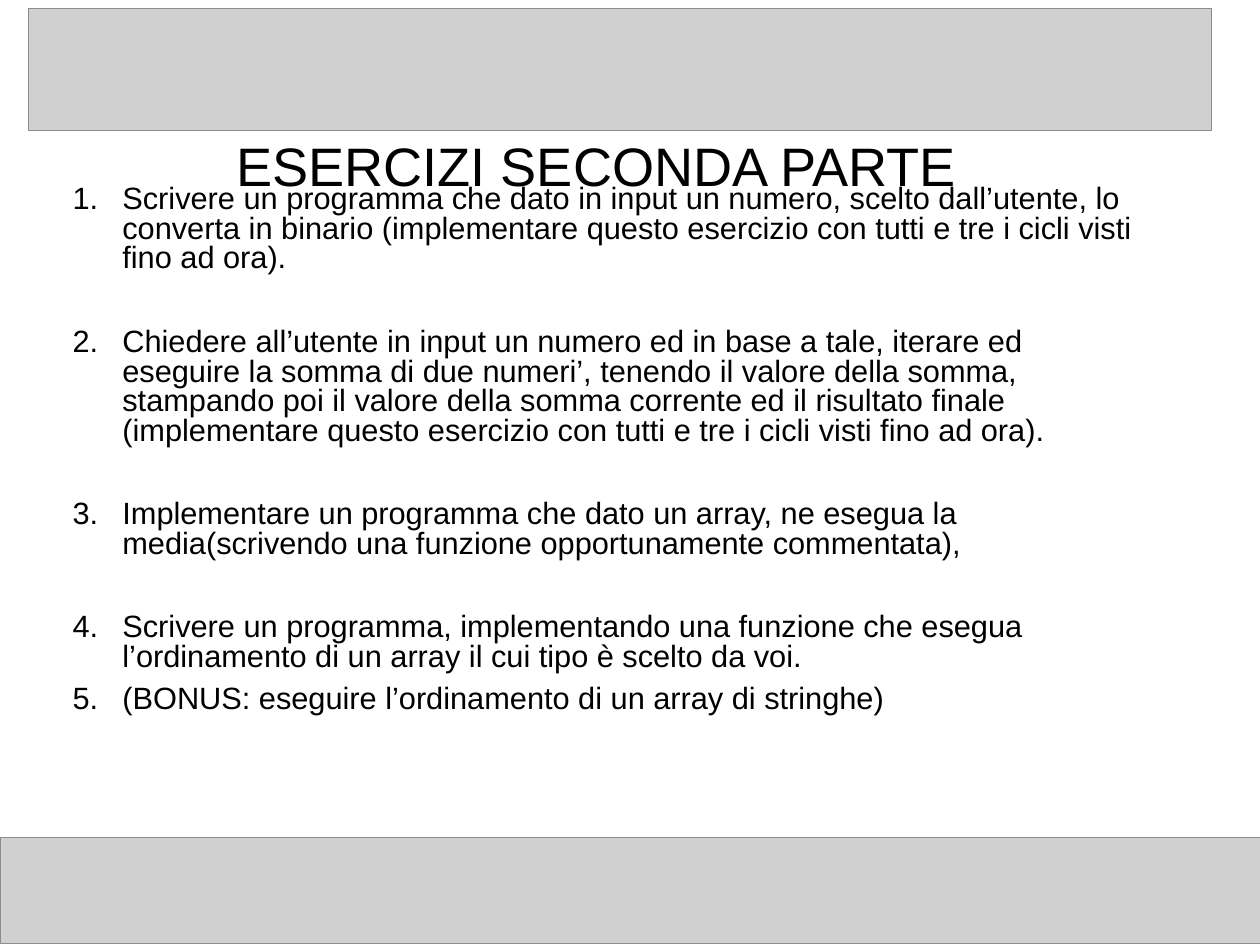
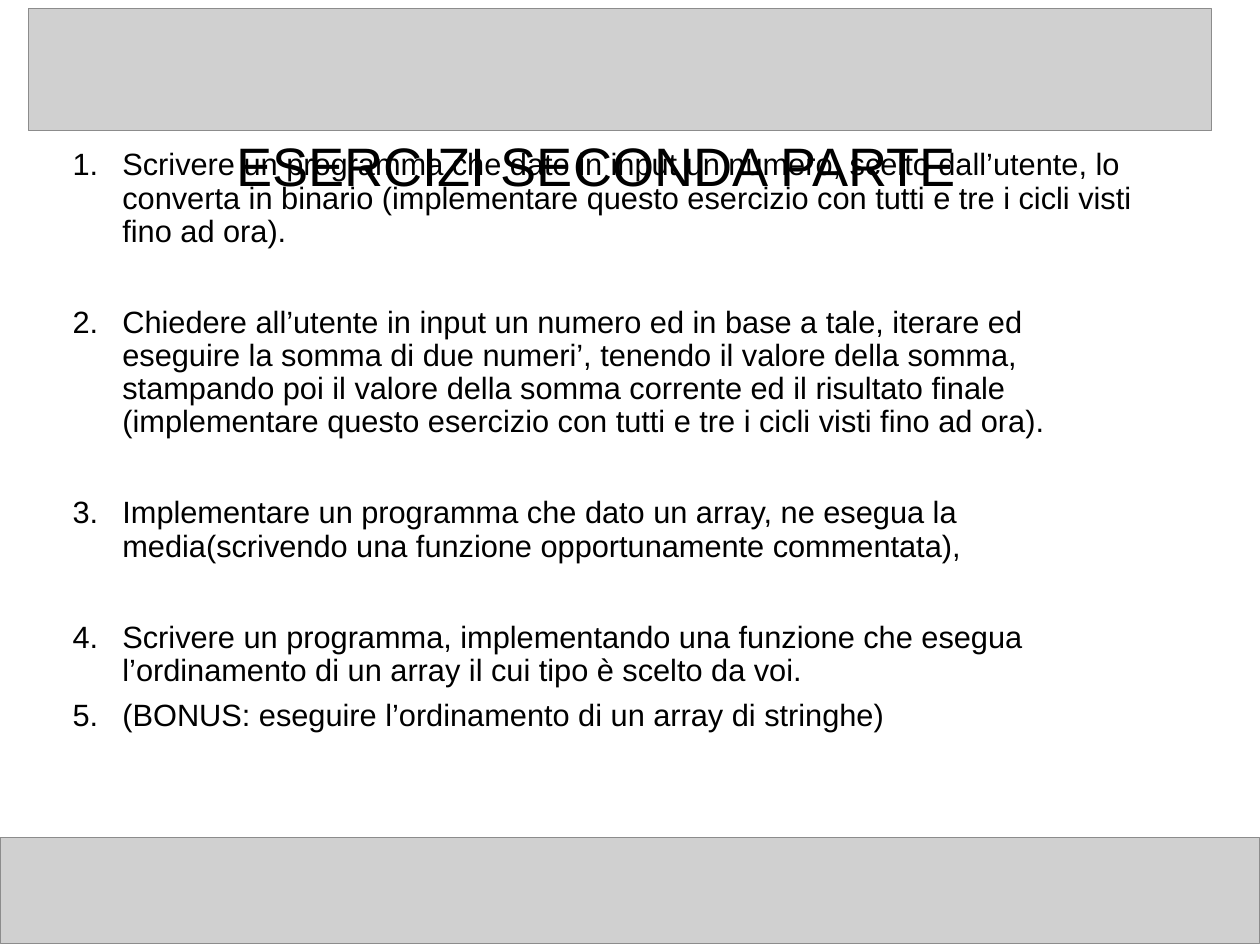
Before and after one commit to CiccioFra/JavaLab_Hassan-Marji, a slide deck: slide 8 of Slide_JavaLab/Esercizi riscaldamento.pptx. Drawn at 1260x945 pixels with LibreOffice and Linux fonts; fonts in the diff are those of the drawing; grey boxes stand for pictures. Boxes give left, top, right and bottom in pixels: in the first picture for what was removed or moved away, otherwise in the second. Text is boxed around its words. In the diff, an @@ line names an element or a change of style, - is before the commit and + after.

```diff
--- a/Slide_JavaLab/Esercizi riscaldamento.pptx
+++ b/Slide_JavaLab/Esercizi riscaldamento.pptx
@@ text "Scrivere un programma che dato ..." at box(122, 151, 1131, 732): line spacing 0.8 to 0.9 @@
```
Also in this commit, not shown: 1 other slide changed, 1 slide added, 6 other files.
